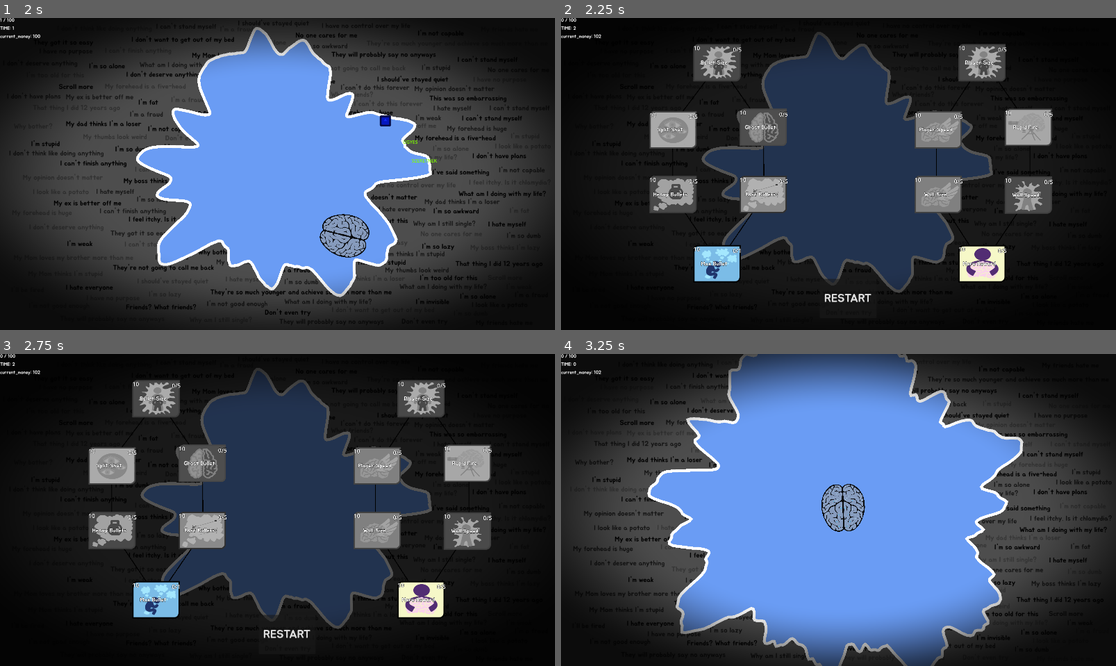
Above: before the commit, frames 1-4 (two rows, left to right).
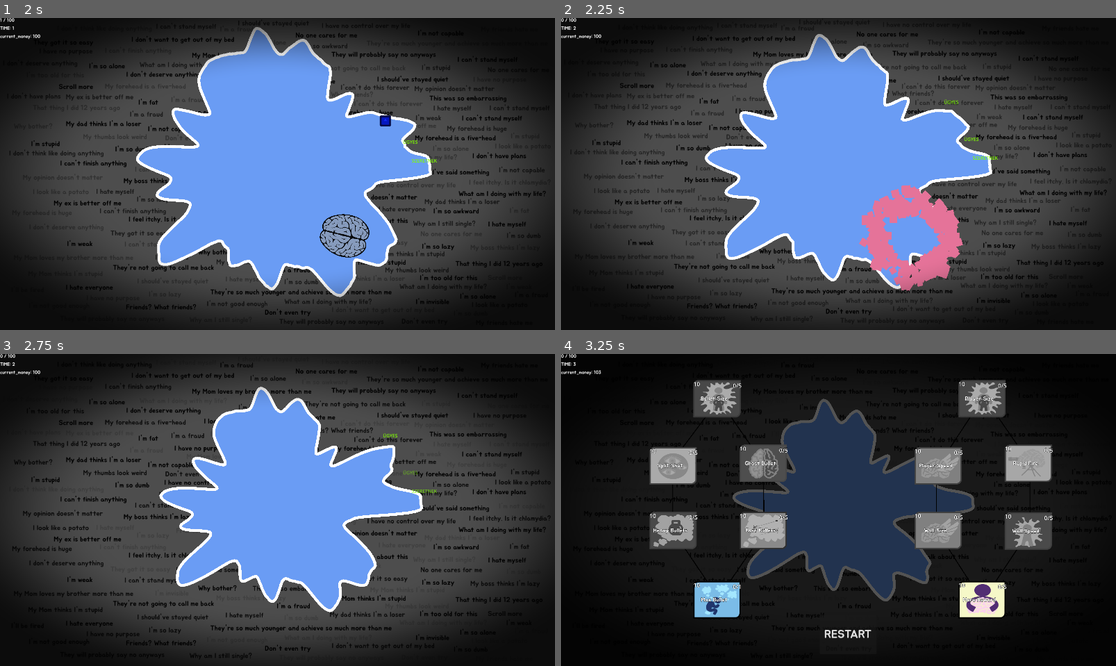
Above: after the commit, the same moments.

Repository: ekaktusz/bullet-hell-jam-7
Game: Godot game, scene res://Scenes/Map/Map.tscn
Same seed, same stepped clock (60 frames per second), same inputs: the game is played once before the commit and once after it. The engine's default icon, where the game draws it, is replaced by a stand-in: a white triangle on a blue panel in a dark square.
Inputs (mouse positions are in pixels of both pictures, inside the frame that each line leads up to):
- Up to frame 1 (2 s): move the mouse to (399, 158) at 0.52 s; hold Right (ui_right) 0.53-1.28 s; click (399, 158) at 0.67 s; move the mouse to (166, 189) at 1.27 s; hold Down (ui_down) from 1.28 s (still down)
- Up to frame 2 (2.25 s): move the mouse to (894, 105) at 2.02 s; release Down (ui_down) at 2.03 s; hold Right (ui_right) from 2.03 s (still down)
- Up to frame 3 (2.75 s): keep holding Right (ui_right)
- Up to frame 4 (3.25 s): release Right (ui_right) at 2.75 s; click (849, 634) at 2.75 s, where only the run before the commit has a clickable "RESTART"

Frame 1 is identical in both runs. In frame 2, 68% of the frame differs, in the area x 0-100%, y 0-99%; in frame 3, 67%; in frame 4, 73%, in the area x 0-100%, y 0-100%.

Commit message:
first phase effect

Diff:
--- /dev/null
+++ b/Scenes/Brain/brain_death_effect.gd
@@ -0,0 +1,7 @@
+extends CPUParticles2D
+
+
+func play() -> void:
+	emitting = true
+	await get_tree().create_timer(lifetime).timeout
+	queue_free()
--- /dev/null
+++ b/Scenes/Brain/brain_death_effect.tscn
@@ -0,0 +1,29 @@
+[gd_scene format=3 uid="uid://bhe5d2d5gqx61"]
+
+[ext_resource type="Script" uid="uid://divfq7kpm78s8" path="res://Scenes/Brain/brain_death_effect.gd" id="1_bhe5d"]
+
+[sub_resource type="Curve" id="Curve_bhe5d"]
+_data = [Vector2(0, 1), 0.0, 0.0, 0, 0, Vector2(1, 0), 0.0, 0.0, 0, 0]
+point_count = 2
+
+[node name="BrainDeathEffect" type="CPUParticles2D" unique_id=269651796]
+emitting = false
+amount = 200
+lifetime = 0.62
+one_shot = true
+speed_scale = 1.2
+explosiveness = 1.0
+direction = Vector2(0, 0)
+spread = 180.0
+gravity = Vector2(0, 0)
+initial_velocity_min = 600.0
+initial_velocity_max = 1200.0
+angular_velocity_min = -400.0
+angular_velocity_max = 400.0
+damping_min = 1.5
+damping_max = 2.5
+scale_amount_min = 20.0
+scale_amount_max = 40.0
+scale_amount_curve = SubResource("Curve_bhe5d")
+color = Color(0.9, 0.45, 0.6, 1)
+script = ExtResource("1_bhe5d")
--- a/Scenes/Map/map.gd
+++ b/Scenes/Map/map.gd
@@ -11,6 +11,7 @@
 
 
 const THOUGHT = preload("uid://bh5ungrieylu3")
+const BRAIN_DEATH_EFFECT = preload("res://Scenes/Brain/brain_death_effect.tscn")
 const DEFAULT_BASE_RADIUS := 600.0
 const MIN_BASE_RADIUS := 100.0
 
@@ -25,6 +26,7 @@
 var velocities = []
 var run_time := 0.0
 var brain_outside_time := 0.0
+var brain_dead := false
 
 const OUTSIDE_CONFIRM_TIME := 0.08
 const OUTSIDE_TOLERANCE := 3.0
@@ -138,10 +140,11 @@
 
 			if !center_is_inside or overlaps_boundary:
 				brain_outside_time += get_process_delta_time()
-				if brain_outside_time >= OUTSIDE_CONFIRM_TIME:
+				if brain_outside_time >= OUTSIDE_CONFIRM_TIME and not brain_dead:
+					brain_dead = true
 					print("END RUN")
-					end_run()
 					brain.hide()
+					play_brain_death()
 			else:
 				brain_outside_time = 0.0
 				brain.show()
@@ -163,6 +166,16 @@
 func spawn_bad_thought(thought_position: Vector2) -> void:
 	spawn_thought(thought_position, false)
 	camera.shake(0.15, 4.0)
+
+
+func play_brain_death() -> void:
+	camera.shake(0.5, 15.0)
+	var effect = BRAIN_DEATH_EFFECT.instantiate()
+	add_child(effect)
+	effect.global_position = brain.global_position
+	effect.play()
+	await get_tree().create_timer(1.0).timeout
+	end_run()
 
 
 func spawn_thought(thought_position: Vector2, is_good: bool) -> void:
@@ -190,6 +203,7 @@
 func _on_restart():
 	run_time = 0.0
 	brain_outside_time = 0.0
+	brain_dead = false
 	base_radius = DEFAULT_BASE_RADIUS
 	generate_blob(0)
 	brain.position = Vector2.ZERO
Not shown, added: Scenes/Brain/brain_death_effect.gd.uid
